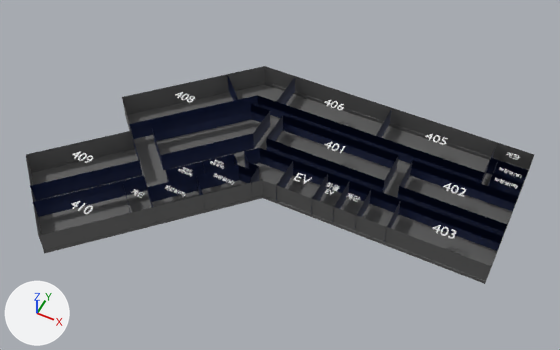
A saved change to the glTF model app/assets/3d/4floor.glb.
Both versions are drawn from a 50 mm camera at (315.0, -578.0, 776.0) aimed at (14.0, 23.0, 25.0). Lighting does not change. The marker at lower left points along +X, +Y and +Z. Vertices at the same position are counted once.

The scene before the commit, as lines of its bpy script (objects in view):
```python
ob_floorandwalls_4f = bpy.data.objects.new('FloorAndWalls_4F', me_floorandwalls_4f_mesh_010)
ob_floorandwalls_4f.location = (0.0, 0.0, 0.0)
ob_innerwalls_4f = bpy.data.objects.new('InnerWalls_4F', me_innerwalls_4f_mesh_012)
ob_innerwalls_4f.location = (0.0, 0.0, 0.0)
ob_텍스트_001 = bpy.data.objects.new('텍스트.001', me_텍스트_210)
ob_텍스트_001.location = (225.0, 95.0, 30.0)
ob_텍스트_002 = bpy.data.objects.new('텍스트.002', me_텍스트_211)
ob_텍스트_002.location = (235.0, 25.0, 30.0)
ob_텍스트_003 = bpy.data.objects.new('텍스트.003', me_텍스트_212)
ob_텍스트_003.location = (175.0, 170.0, 30.0)
ob_텍스트_004 = bpy.data.objects.new('텍스트.004', me_텍스트_213)
ob_텍스트_004.location = (25.0, 170.0, 30.0)
ob_텍스트_005 = bpy.data.objects.new('텍스트.005', me_텍스트_214)
ob_텍스트_005.location = (-170.0, 90.0, 30.0)
ob_텍스트_006 = bpy.data.objects.new('텍스트.006', me_텍스트_215)
ob_텍스트_006.location = (-230.0, -70.0, 30.0)
# me_floorandwalls_4f_mesh_010
# before: 8 (-100.0, 200.0, -5.0) at pixel (264, 84), 9 (300.0, 200.0, -5.0) at pixel (528, 172), 10 (300.0, 0.0, -5.0) at pixel (485, 283), 11 (0.0, 0.0, -5.0) at pixel (262, 198), 12 (-200.0, -200.0, -5.0) at pixel (44, 253)
# before: 13 (-300.0, -100.0, -5.0) at pixel (31, 172), 14 (-200.0, 0.0, -5.0) at pixel (134, 148), 15 (-250.0, 50.0, -5.0) at pixel (125, 115)
```
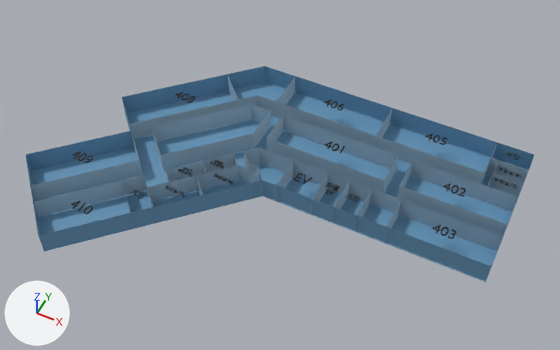
The change in detail:
Material 'Mat_Outer' (mat_mat_outer) changes colour from dark grey #616161 to blue #6595b8; in linear values from (0.12, 0.12, 0.12) to (0.13, 0.3, 0.48).
Material 'Mat_Inner' (mat_mat_inner) changes colour from dark blue #192750 to blue #a0bcce; in linear values from (0.01, 0.02, 0.08) to (0.35, 0.5, 0.62).
Material 'Mat_Text' (mat_mat_text) is new.
Its base color is (0.0, 0.0, 0.0) (black #000000).
me_floorandwalls_4f_mesh_010 has 32 vertices, 54 faces and spans x -300.0..300.0, y -200.0..201.0, z -5.0..30.0.
me_floorandwalls_4f_mesh_010 is used by ob_floorandwalls_4f; location (0.0, 0.0, 0.0).
Part 1, on me_floorandwalls_4f_mesh_010:
Vertices 8 to 15 of me_floorandwalls_4f_mesh_010 move by (0.0, 0.0, 4.0).
me_innerwalls_4f_mesh_012 is used by ob_innerwalls_4f; location (0.0, 0.0, 0.0).
me_innerwalls_4f_mesh_012 had 192 vertices, 299 faces and spanned x -260.0..300.0, y -160.0..200.0, z 0.0..30.0.
me_innerwalls_4f_mesh_012 now has 128 vertices, 88 faces and spans x -260.0..300.0, y -160.0..200.0, z 0.0..30.0.
Part 2, on me_innerwalls_4f_mesh_012:
64 vertices are removed from x -260.0..300.0, y -160.0..200.0, z 15.0.
299 faces are deleted.
88 new faces join them.
me_텍스트_210 has 400 vertices, 796 faces and spans x -14.8..14.3, y -6.2..7.8, z -0.5..0.5.
me_텍스트_210 now uses material mat_mat_text (black #000000).
me_텍스트_211 has 516 vertices, 1028 faces and spans x -14.8..13.5, y -6.2..7.8, z -0.5..0.5.
me_텍스트_211 now uses material mat_mat_text (black #000000).
me_텍스트_212 has 378 vertices, 752 faces and spans x -14.8..13.8, y -6.2..7.8, z -0.5..0.5.
me_텍스트_212 now uses material mat_mat_text (black #000000).
me_텍스트_213 has 464 vertices, 928 faces and spans x -14.8..14.3, y -6.2..7.8, z -0.5..0.5.
me_텍스트_213 now uses material mat_mat_text (black #000000).
me_텍스트_214 has 606 vertices, 1216 faces and spans x -14.8..14.4, y -6.2..7.8, z -0.5..0.5.
me_텍스트_214 now uses material mat_mat_text (black #000000).
me_텍스트_215 has 488 vertices, 976 faces and spans x -14.8..14.2, y -6.2..7.8, z -0.5..0.5.
me_텍스트_215 now uses material mat_mat_text (black #000000).
me_텍스트_216 has 230 vertices, 456 faces and spans x -14.8..14.4, y -6.2..7.8, z -0.5..0.5.
me_텍스트_216 now uses material mat_mat_text (black #000000).
me_텍스트_222 has 38 vertices, 68 faces and spans x -9.5..11.0, y -6.1..7.6, z -0.5..0.5.
me_텍스트_222 now uses material mat_mat_text (black #000000).

Location of each change, [x1, y1, x2, y2] in pixels of the pictures (560 x 350 px; the box of a moved part takes in the faces that stretch with it):
'FloorAndWalls_4F', recoloured, reshaped (black to blue): before [26, 66, 534, 284]; after [26, 66, 534, 282]
'InnerWalls_4F', recoloured (black to blue): [30, 77, 528, 251] in both
'텍스트.002', recoloured: [432, 225, 456, 239] in both
'텍스트.001', recoloured: [443, 183, 466, 197] in both
'텍스트.006', recoloured: [72, 152, 93, 163] in both
'텍스트.007', recoloured: [71, 201, 93, 214] in both
'텍스트.003', recoloured: [425, 134, 448, 145] in both
'텍스트.005', recoloured: [175, 92, 195, 103] in both
'텍스트.004', recoloured: [324, 100, 344, 110] in both
'텍스트.013', recoloured: [294, 173, 312, 184] in both
part 1 of me_floorandwalls_4f_mesh_010, moved or reshaped: before [31, 82, 529, 284]; after [31, 82, 517, 282]
